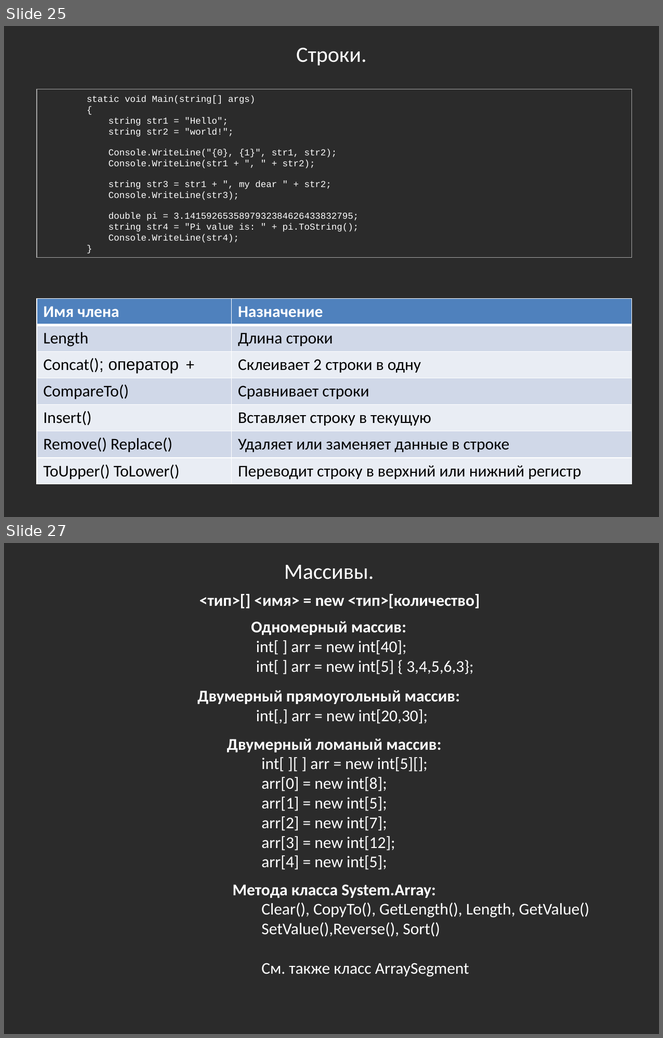
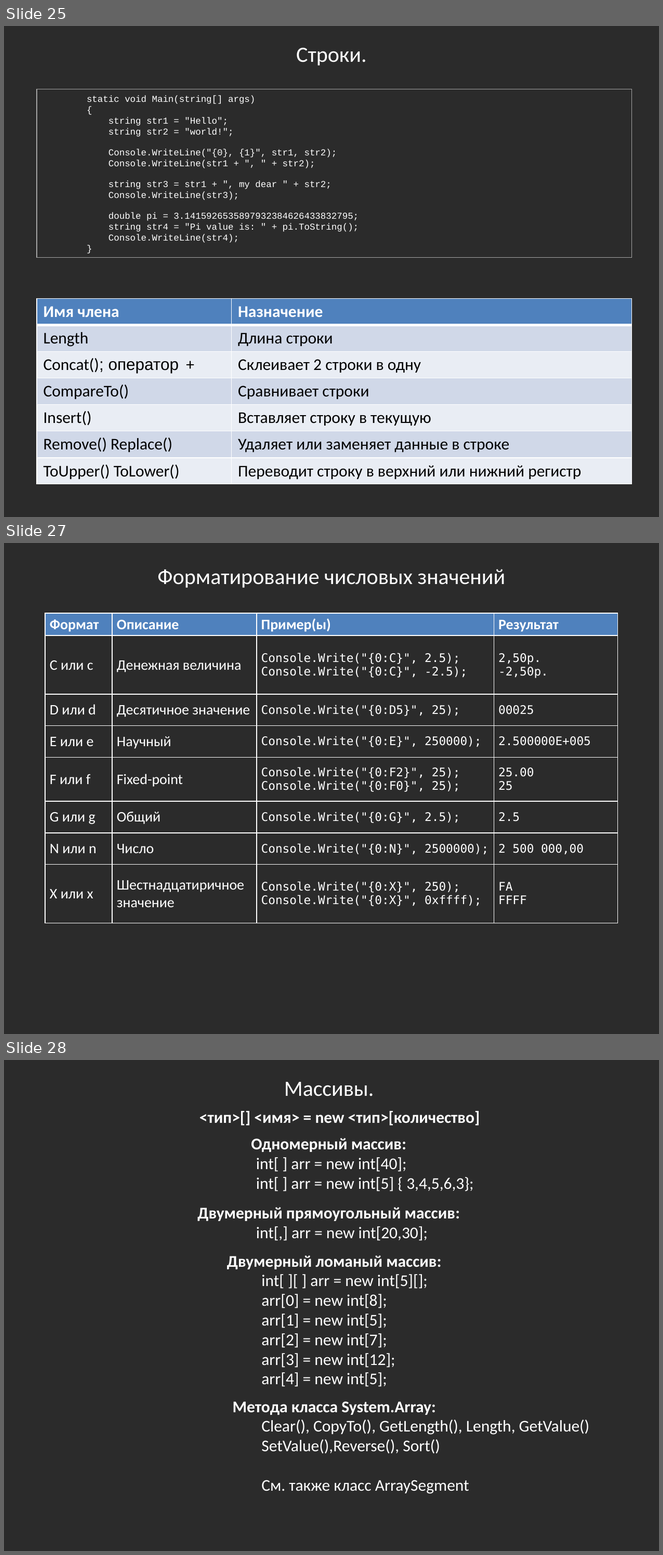
Before and after one commit to bazile/Training, a slide deck: Presentation/lesson-01.pptx. Shown one above the other, each under a label of ours: slides 25 and 27 before the commit, slides 25, 27 and 28 after it; the slides between them are not shown. The pictures are 663x1038 and 663x1555 pixels, drawn with LibreOffice and Linux fonts; fonts in the diff are those of the drawing; background and template pictures are left out; a plain dark background stands for a picture behind light text. Boxes give left, top, right and bottom in pixels: in the first picture for what was removed or moved away, otherwise in the second. Text is boxed around its words. In the diff, an @@ line names an element or a change of style, - is before the commit and + after.

```diff
--- a/Presentation/lesson-01.pptx
+++ b/Presentation/lesson-01.pptx
@@ slide 27 added at <box>4,543,659,1034</box>, background picture (left out) @@
@@ text added at <box>157,569,506,588</box>, 24 pt, text #FFFFFF @@
+Форматирование числовых значений
@@ table added at <box>45,613,617,923</box>, 8 rows, 4 columns @@
+Формат | Описание | Пример(ы) | Результат
+C или c | Денежная величина | Console.Write("{0:C}", 2.5); / Console.Write("{0:C}", -2.5); | 2,50р. -2,50р.
+D или d | Десятичное значение | Console.Write("{0:D5}", 25); | 00025
+E или e | Научный | Console.Write("{0:E}", 250000); | 2.500000E+005
+F или f | Fixed-point | Console.Write("{0:F2}", 25); Console.Write("{0:F0}", 25); | 25.00 / 25
+G или g | Общий | Console.Write("{0:G}", 2.5); | 2.5
+N или n | Число | Console.Write("{0:N}", 2500000); | 2 500 000,00
+X или x | Шестнадцатиричное значение | Console.Write("{0:X}", 250); Console.Write("{0:X}", 0xffff); | FA / FFFF
@@ what was slide 27 is now slide 28 @@
```
Also in this commit, not shown: 2 slides changed.
